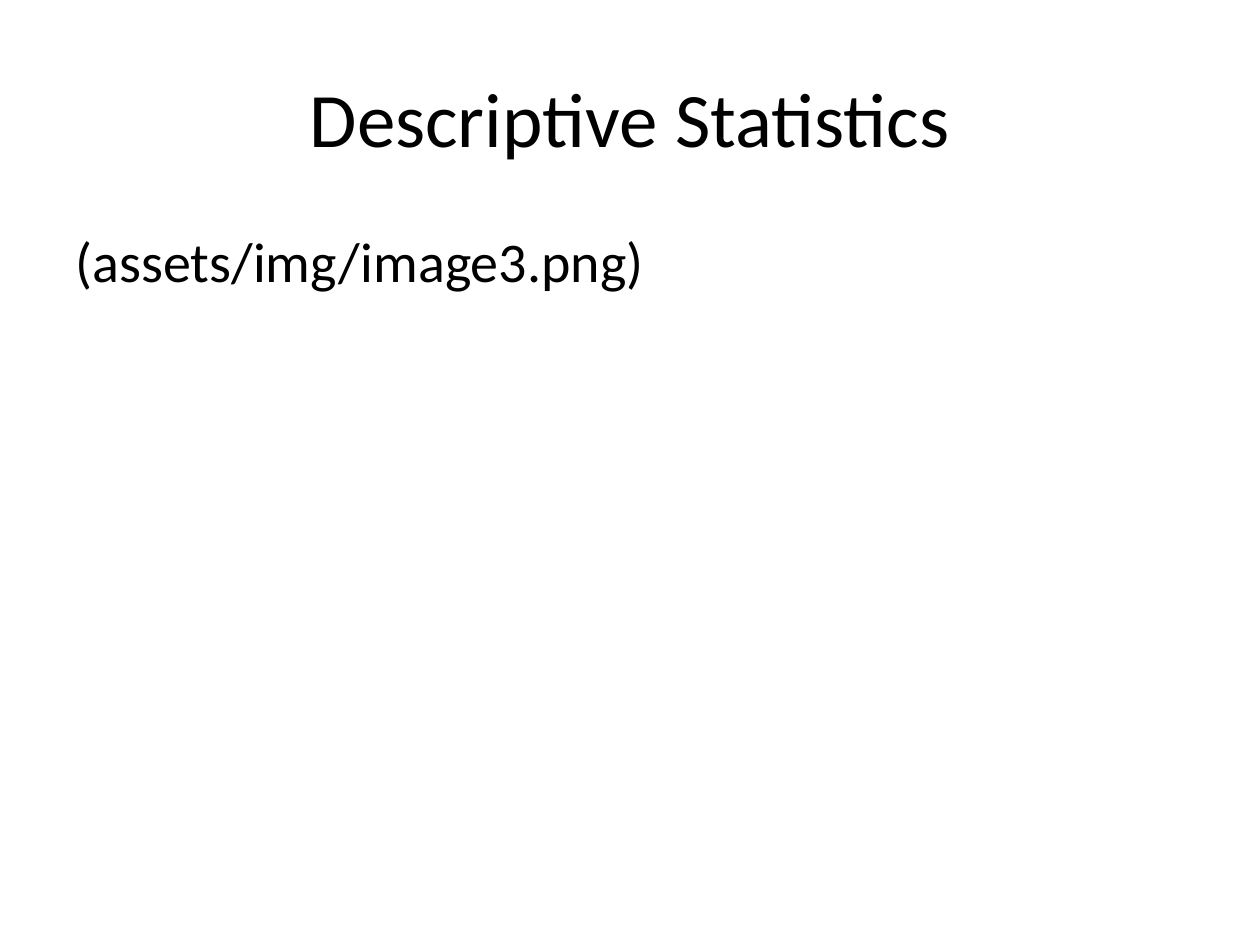
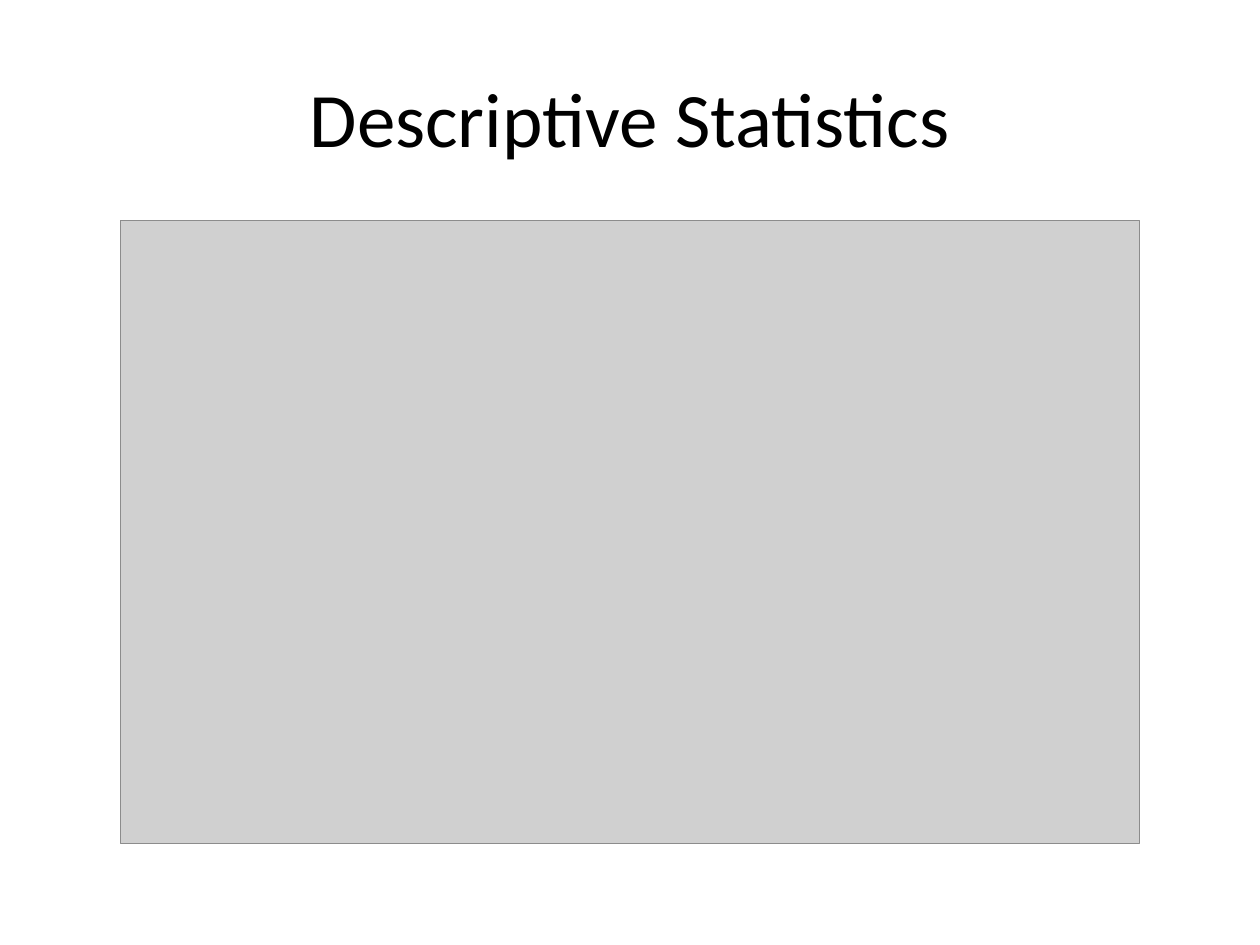
Before and after one commit to classes-medb/5510, a slide deck: slide 23 of src/video-08-descriptive-statistics.pptx. Drawn at 1260x945 pixels with LibreOffice and Linux fonts; fonts in the diff are those of the drawing; grey boxes stand for pictures. Boxes give left, top, right and bottom in pixels: in the first picture for what was removed or moved away, otherwise in the second. Text is boxed around its words. In the diff, an @@ line names an element or a change of style, - is before the commit and + after.

Commit message:
Added images to videos 8-13

```diff
--- a/src/video-08-descriptive-statistics.pptx
+++ b/src/video-08-descriptive-statistics.pptx
@@ picture added at [121,220,1139,843] @@
@@ text removed at [76,241,644,292] @@
-(assets/img/image3.png)
```
Also in this commit, not shown: 6 other slides changed, 2 slides added, 2 slides removed, 11 other files.
